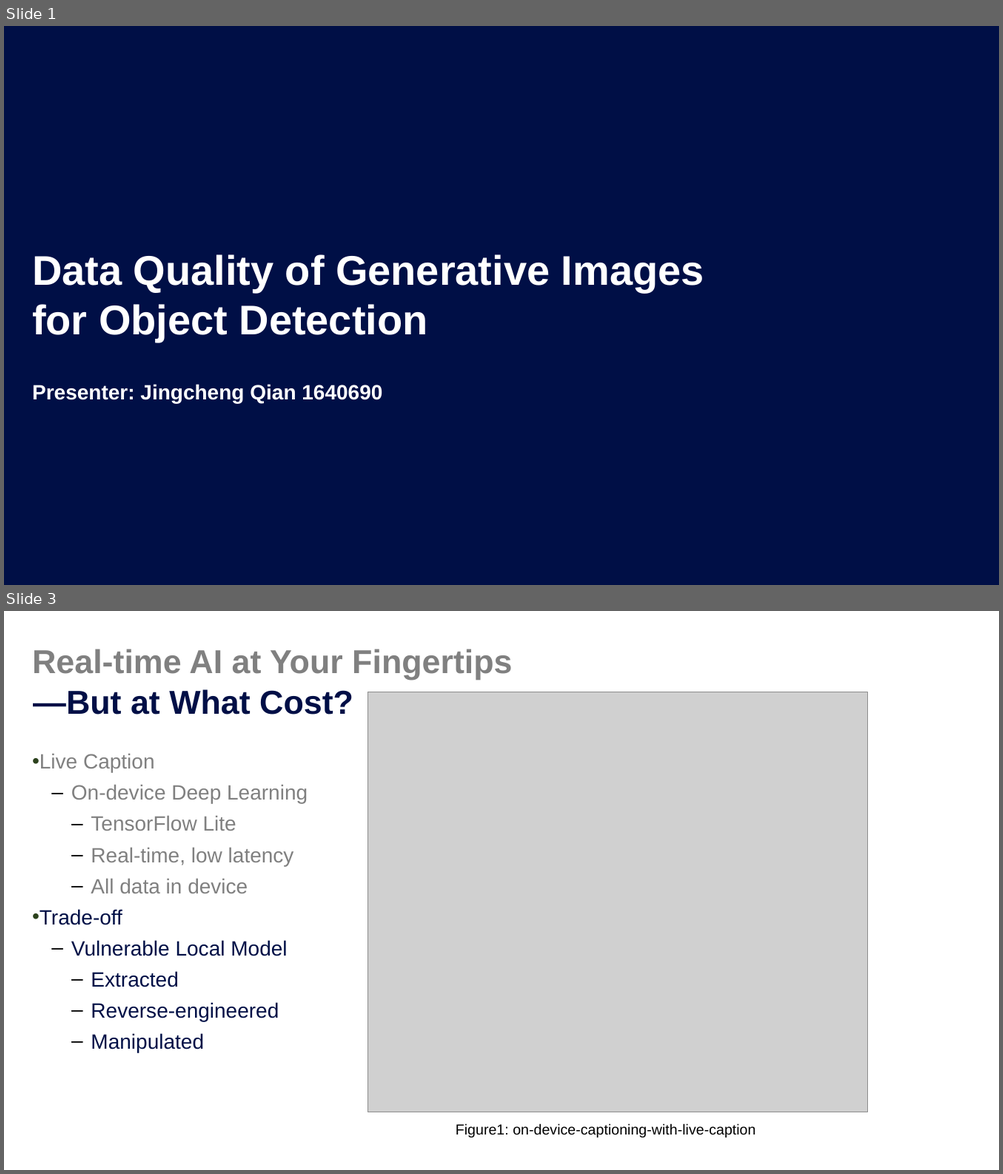
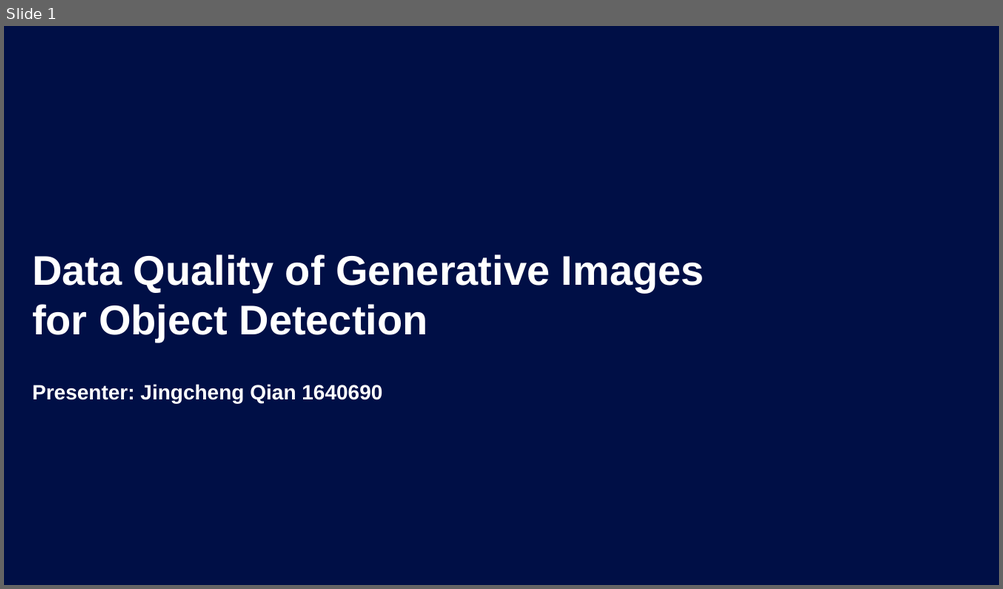
Before and after one commit to chengchengchenchen/MCS-Research-Project, a slide deck: doc/Presentation.pptx. Shown one above the other, each under a label of ours: slides 1 and 3 before the commit, slide 1 after it; the slides between them are not shown. The pictures are 1003x1174 and 1003x589 pixels, drawn with LibreOffice and Linux fonts; fonts in the diff are those of the drawing; grey boxes stand for pictures; background and template pictures are left out. Boxes give left, top, right and bottom in pixels: in the first picture for what was removed or moved away, otherwise in the second. Text is boxed around its words. In the diff, an @@ line names an element or a change of style, - is before the commit and + after.

```diff
--- a/doc/Presentation.pptx
+++ b/doc/Presentation.pptx
@@ slide 3 removed at <box>4,611,999,1170</box>, background #FFFFFF @@
@@ title removed at <box>32,649,512,680</box> @@
-Real-time AI at Your Fingertips
@@ text removed at <box>33,689,353,715</box> @@
-—But at What Cost?
@@ picture removed at <box>368,692,868,1113</box> @@
@@ text removed at <box>32,754,307,894</box> @@
-    • Live Caption
-      ‒ On-device Deep Learning
-        ‒ TensorFlow Lite
-        ‒ Real-time, low latency
-        ‒ All data in device
@@ text removed at <box>32,909,287,1053</box> @@
-    • Trade-off
-      ‒ Vulnerable Local Model
-        ‒ Extracted
-        ‒ Reverse-engineered
-        ‒ Manipulated
@@ text removed at <box>455,1124,755,1138</box> @@
-    Figure1: on-device-captioning-with-live-caption
```
Also in this commit, not shown: 17 slides added, 6 other slides removed, 15 other files.
